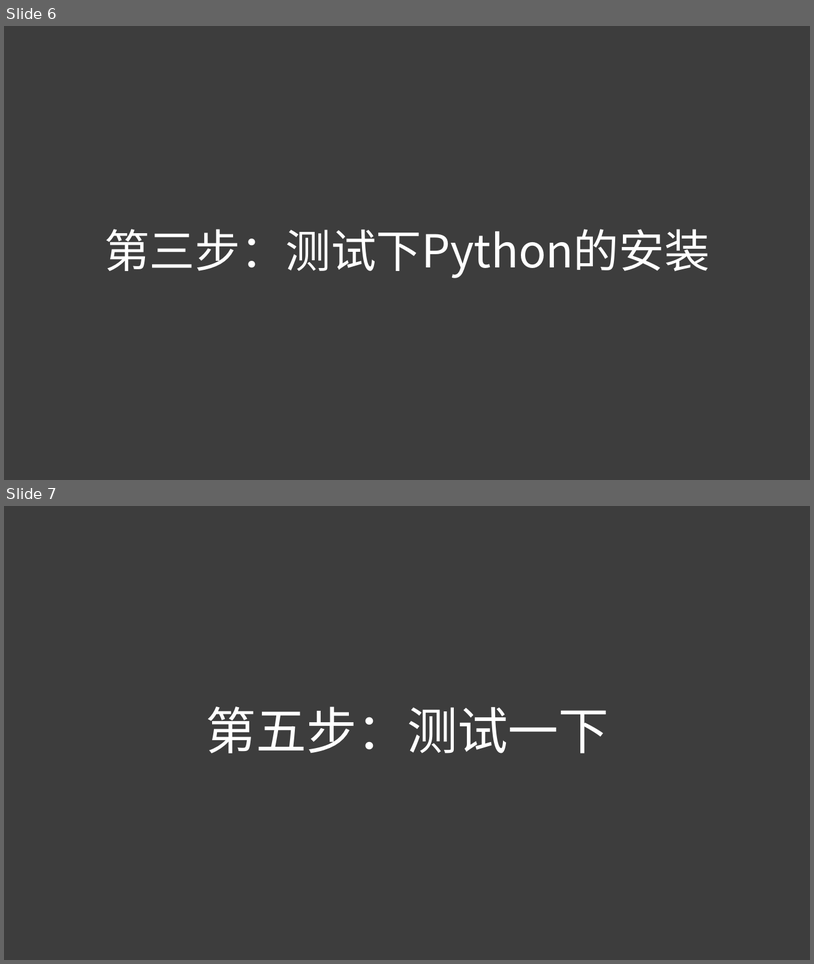
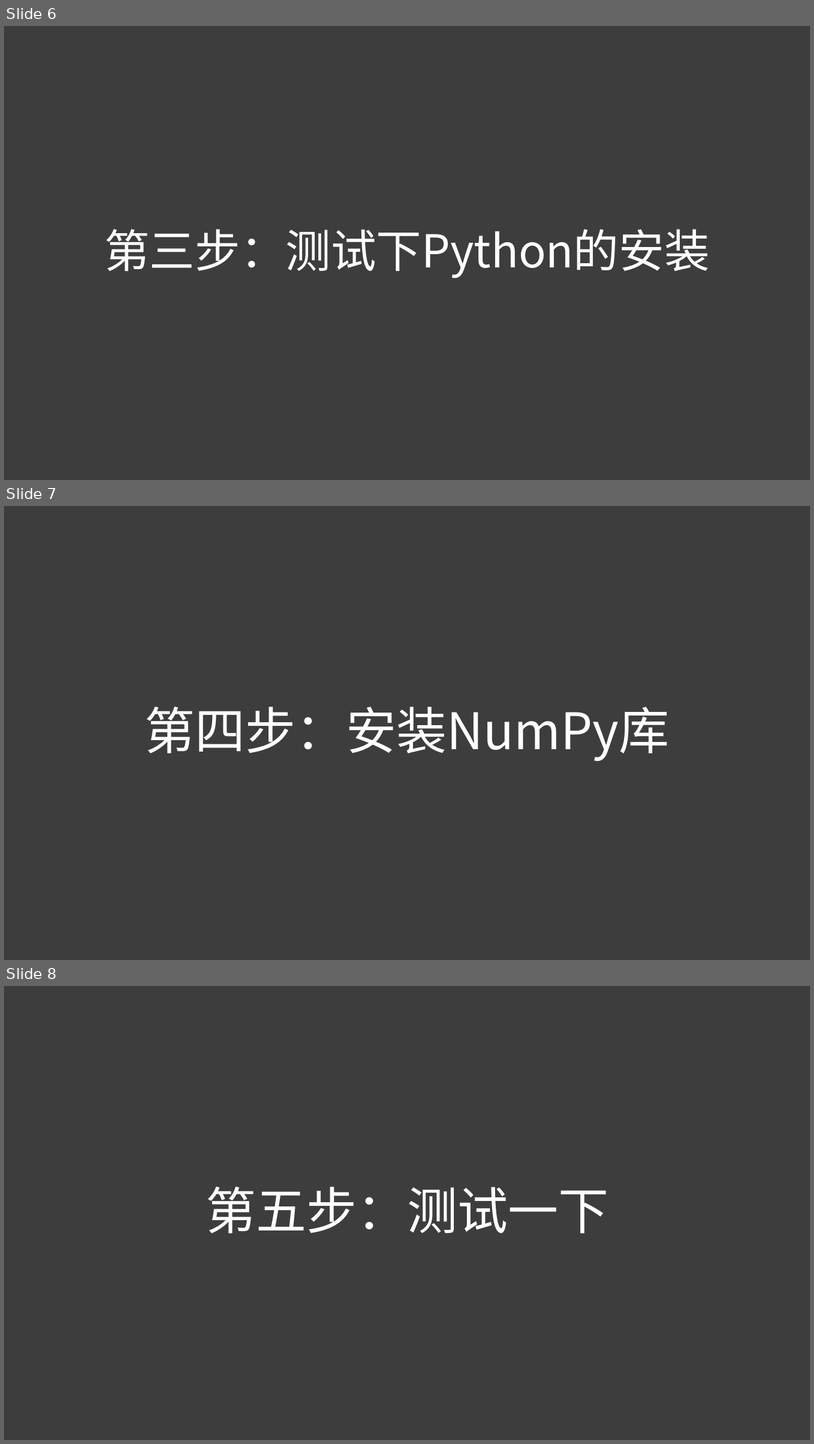
Before and after one commit to niuyi/AITest, a slide deck: docs/python环境搭建.pptx. Shown one above the other, each under a label of ours: slides 6 and 7 before the commit, slides 6, 7 and 8 after it. The pictures are 814x964 and 814x1444 pixels, drawn with LibreOffice and Linux fonts; fonts in the diff are those of the drawing. Boxes give left, top, right and bottom in pixels: in the first picture for what was removed or moved away, otherwise in the second. Text is boxed around its words. In the diff, an @@ line names an element or a change of style, - is before the commit and + after.

Commit message:
finish ppt

```diff
--- a/docs/python环境搭建.pptx
+++ b/docs/python环境搭建.pptx
@@ slide 7 added at <box>4,506,810,960</box>, background #3D3D3D @@
@@ title added at <box>145,706,669,761</box>, 60 pt, text #FFFFFF @@
+第四步：安装NumPy库
@@ what was slide 7 is now slide 8 @@
```
